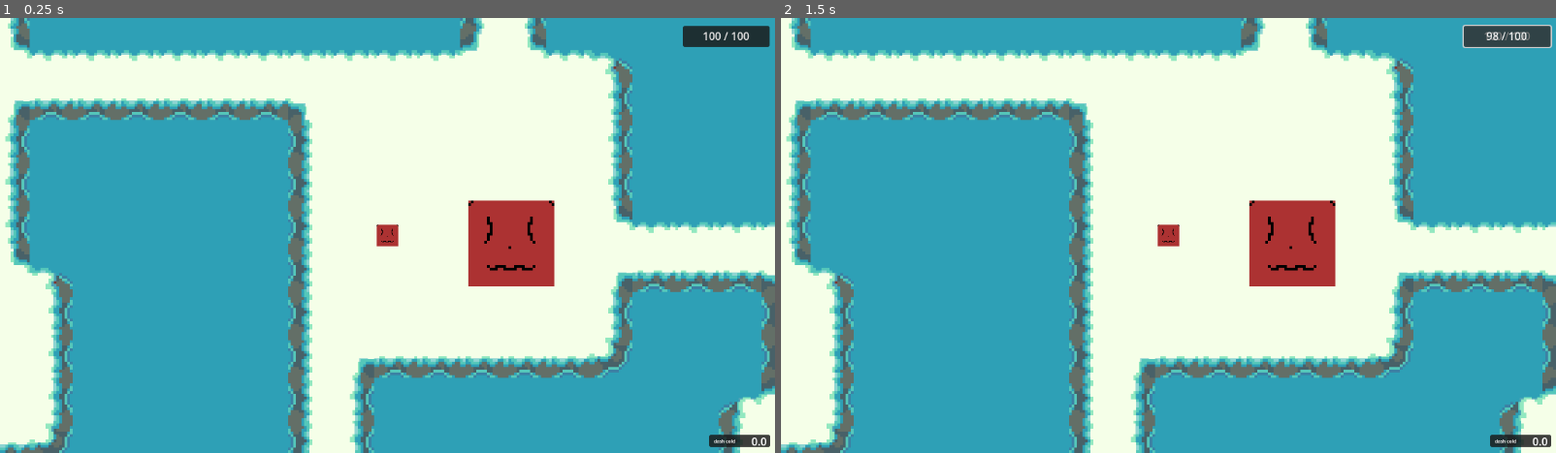
Above: before the commit, frames 1-2 (left to right).
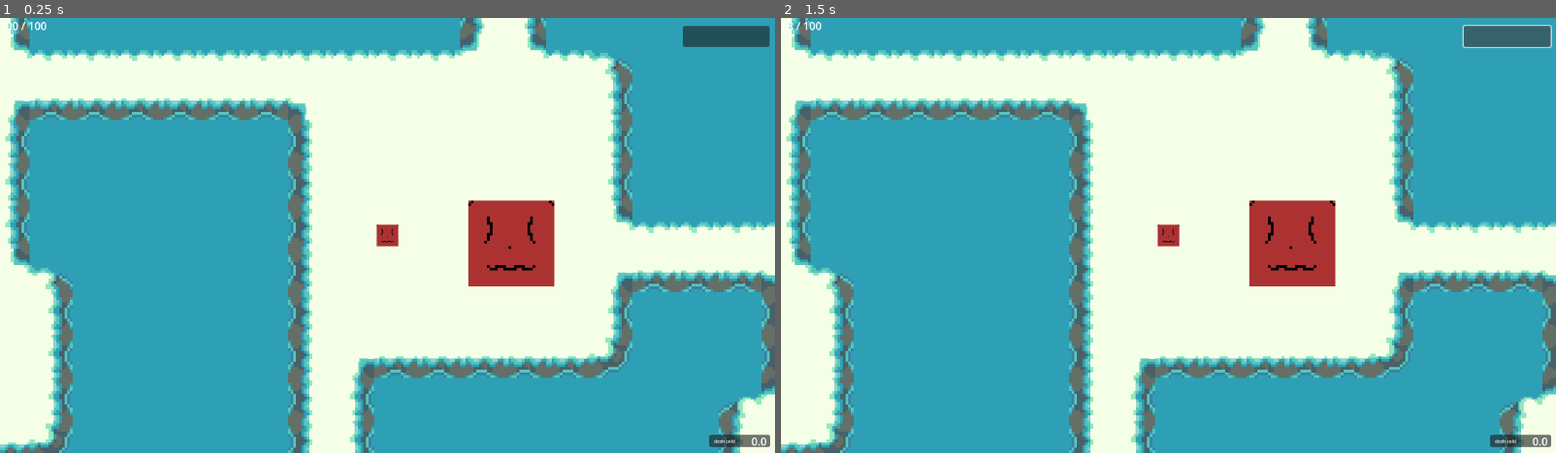
Above: after the commit, the same moments.

Repository: Vartase/test_godot-ousituveutfaireunvraijeumesunvrainom
Game: Godot game, scene res://room.tscn
Same seed, same stepped clock (60 frames per second), same inputs: the game is played once before the commit and once after it.
Inputs (mouse positions are in pixels of both pictures, inside the frame that each line leads up to):
- Up to frame 1 (0.25 s): no input
- Up to frame 2 (1.5 s): click (1509, 35) at 0.5 s; click (1509, 35) at 1.25 s

The runs differ from the first frame. In frame 1, 0.8% of the frame differs, in the area x 1-100%, y 0-99%; in frame 2, 0.7%.

Commit message:
Problème d'affichage d'HUD réglé, cause : Double personnage sur le terrain

Diff:
--- a/Player.gd
+++ b/Player.gd
@@ -4,6 +4,7 @@
 @export var suffixAction = ""
 @export var dash_call = 40
 @export var max_life_point = 100
+@export var hud_visibily : bool = true
 
 var can_dash : bool = true
 var life_point = max_life_point
@@ -25,6 +26,7 @@
 
 func _ready():
 	set_life_point(max_life_point)
+	$HUD.visible = hud_visibily
 
 func _on_timer_timeout():
 	can_dash = true
@@ -32,7 +34,8 @@
 
 func set_life_point(new_life_point:int):
 	life_point = new_life_point
-	$HUD/Button.set_text("%d / %d" % [life_point, max_life_point])
+	$HUD/LabelLP.set_text("%d / %d" % [life_point, max_life_point])
 
 func _on_button_pressed():
 	set_life_point(life_point - 1)
+	print($HUD.get_children())
--- a/player1.tscn
+++ b/player1.tscn
@@ -59,7 +59,7 @@
 vertical_alignment = 1
 metadata/_edit_use_anchors_ = true
 
-[node name="Button" type="Button" parent="HUD"]
+[node name="LifePointButton" type="Button" parent="HUD"]
 anchors_preset = -1
 anchor_left = 0.881944
 anchor_top = 0.0169753
@@ -71,5 +71,13 @@
 offset_bottom = 1.0
 metadata/_edit_use_anchors_ = true
 
+[node name="LabelLP" type="Label" parent="HUD"]
+anchors_preset = -1
+anchor_right = 0.035
+anchor_bottom = 0.035
+offset_right = -0.32
+offset_bottom = 0.32
+metadata/_edit_use_anchors_ = true
+
 [connection signal="timeout" from="Timer" to="." method="_on_timer_timeout"]
-[connection signal="pressed" from="HUD/Button" to="." method="_on_button_pressed"]
+[connection signal="pressed" from="HUD/LifePointButton" to="." method="_on_button_pressed"]
--- a/room.tscn
+++ b/room.tscn
@@ -425,3 +425,4 @@
 [node name="player2" parent="." instance=ExtResource("2_ykwfq")]
 position = Vector2(158, -309)
 suffixAction = "j2"
+hud_visibily = false
